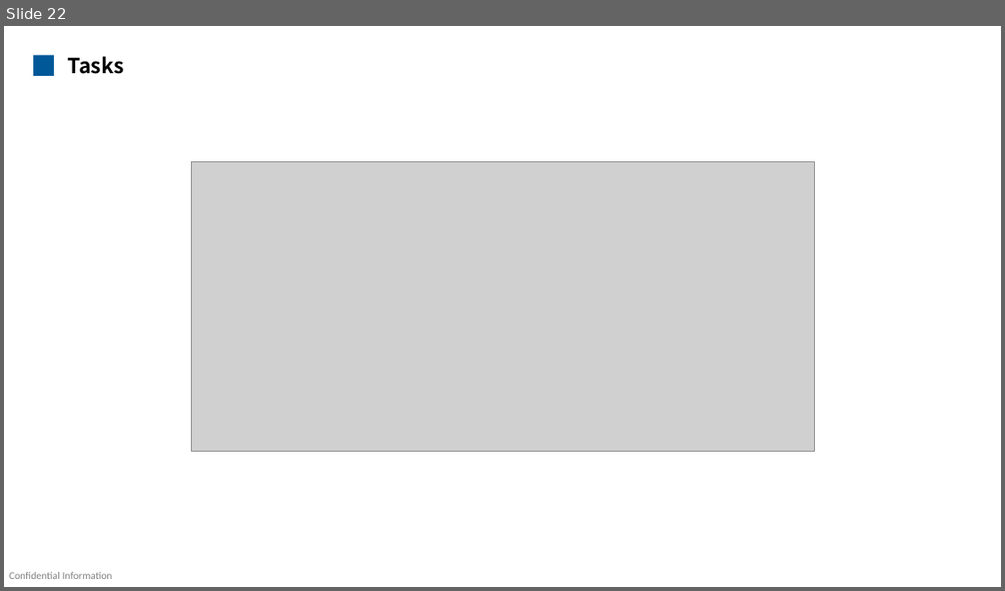
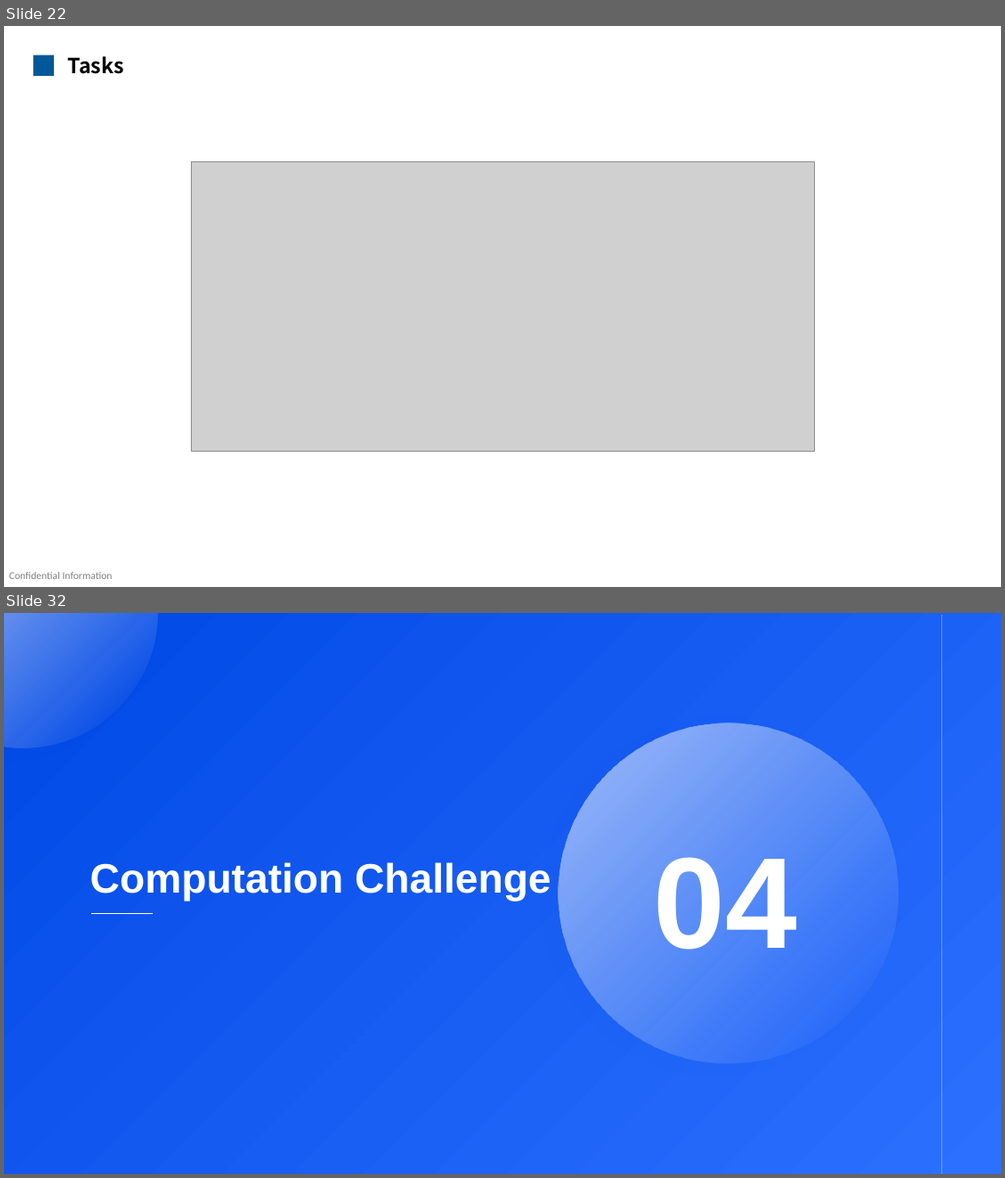
Before and after one commit to mengqinxue/KBase, a slide deck: 01_Data_Scientist/LLM/1-Basics.pptx. Shown one above the other, each under a label of ours: slide 22 before the commit, slides 22 and 32 after it; the slides between them are not shown. The pictures are 1005x591 and 1005x1178 pixels, drawn with LibreOffice and Linux fonts; fonts in the diff are those of the drawing; grey boxes stand for pictures; background and template pictures are left out. Boxes give left, top, right and bottom in pixels: in the first picture for what was removed or moved away, otherwise in the second. Text is boxed around its words. In the diff, an @@ line names an element or a change of style, - is before the commit and + after.

```diff
--- a/01_Data_Scientist/LLM/1-Basics.pptx
+++ b/01_Data_Scientist/LLM/1-Basics.pptx
@@ slide 32 added at [4,613,1001,1174], background #FFFFFF @@
@@ rectangle added at [4,613,1001,1174], fill gradient #0048E5 to #2C70FF @@
@@ freeform shape added at [4,613,158,747], fill gradient #FFFFFF @@
@@ line added from (942, 615) to (942, 1174), #FFFFFF 0.5 pt @@
@@ ellipse added at [558,723,898,1064], fill gradient #FFFFFF @@
@@ title added at [90,862,551,901], 39.6 pt, text #FFFFFF, bold @@
+Computation Challenge
@@ text added at [653,857,796,949], 124.5 pt, text #FFFFFF, bold @@
+04
@@ line added from (90, 914) to (153, 914), #FFFFFF 0.5 pt @@
```
Also in this commit, not shown: 47 other slides added.
